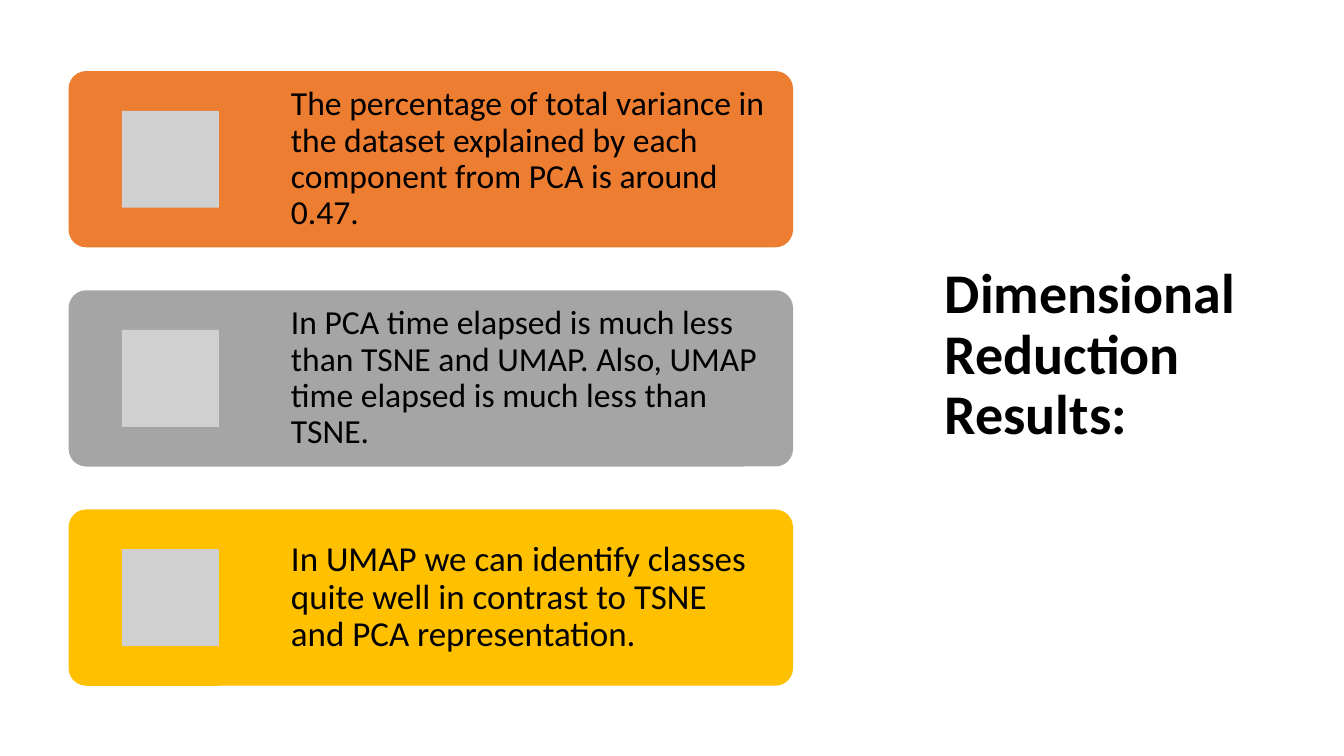
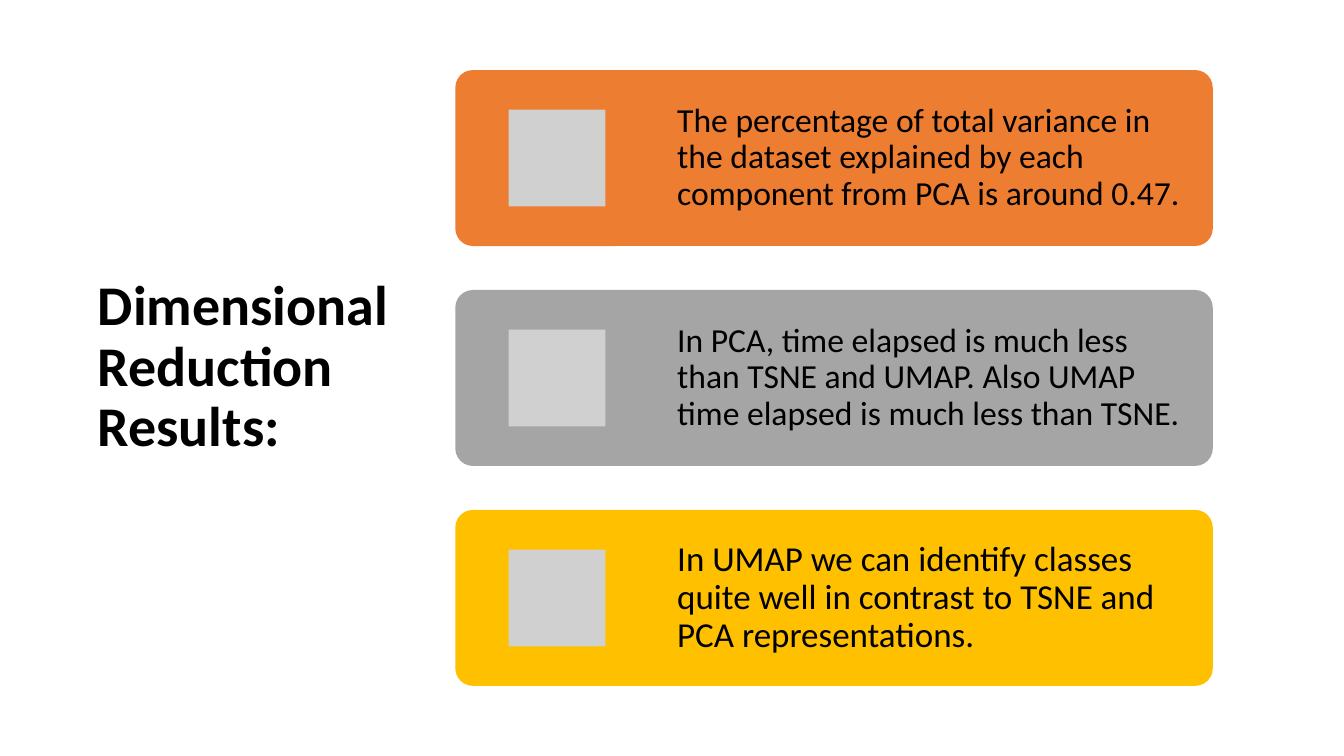
Before and after one commit to parichehrma/PariMa1, a slide deck: slide 10 of Customers Segmentation based on their Credit Card usage.pptx. Drawn at 1344x756 pixels with LibreOffice and Linux fonts; fonts in the diff are those of the drawing; grey boxes stand for pictures. Boxes give left, top, right and bottom in pixels: in the first picture for what was removed or moved away, otherwise in the second. Text is boxed around its words. In the diff, an @@ line names an element or a change of style, - is before the commit and + after.

```diff
--- a/Customers Segmentation based on their Credit Card usage.pptx
+++ b/Customers Segmentation based on their Credit Card usage.pptx
@@ title "Dimensional Reduction Results:": place and size @@
-title "Dimensional Reduction Results:" at [945,273,1235,435]
+title "Dimensional Reduction Results:" at [98,285,388,447]
@@ rounded rectangle: place and size @@
-rounded rectangle at [69,72,793,248]
+rounded rectangle at [456,71,1214,247]
@@ text "The percentage of total variance ..." rewrapped from [291,91,764,225] to [677,108,1179,211] @@
@@ picture removed at [122,111,219,208] @@
@@ picture added at [509,110,606,207] @@
@@ rounded rectangle: place and size @@
-rounded rectangle at [69,290,793,467]
+rounded rectangle at [456,290,1214,467]
@@ text at [677,328,1179,431]: text changed @@
-In PCA time elapsed is much less than TSNE and UMAP. Also, UMAP time elapsed is much less than TSNE.
+In PCA, time elapsed is much less than TSNE and UMAP. Also UMAP time elapsed is much less than TSNE.
@@ picture: place and size @@
-picture at [122,330,219,426]
+picture at [509,330,606,426]
@@ rounded rectangle: place and size @@
-rounded rectangle at [69,509,793,686]
+rounded rectangle at [456,510,1214,687]
@@ picture: place and size @@
-picture at [122,549,219,646]
+picture at [509,549,606,646]
@@ text at [677,546,1154,653]: text changed @@
-In UMAP we can identify classes quite well in contrast to TSNE and PCA representation.
+In UMAP we can identify classes quite well in contrast to TSNE and PCA representations.
```
Also in this commit, not shown: 28 other slides changed, 1 other file.
